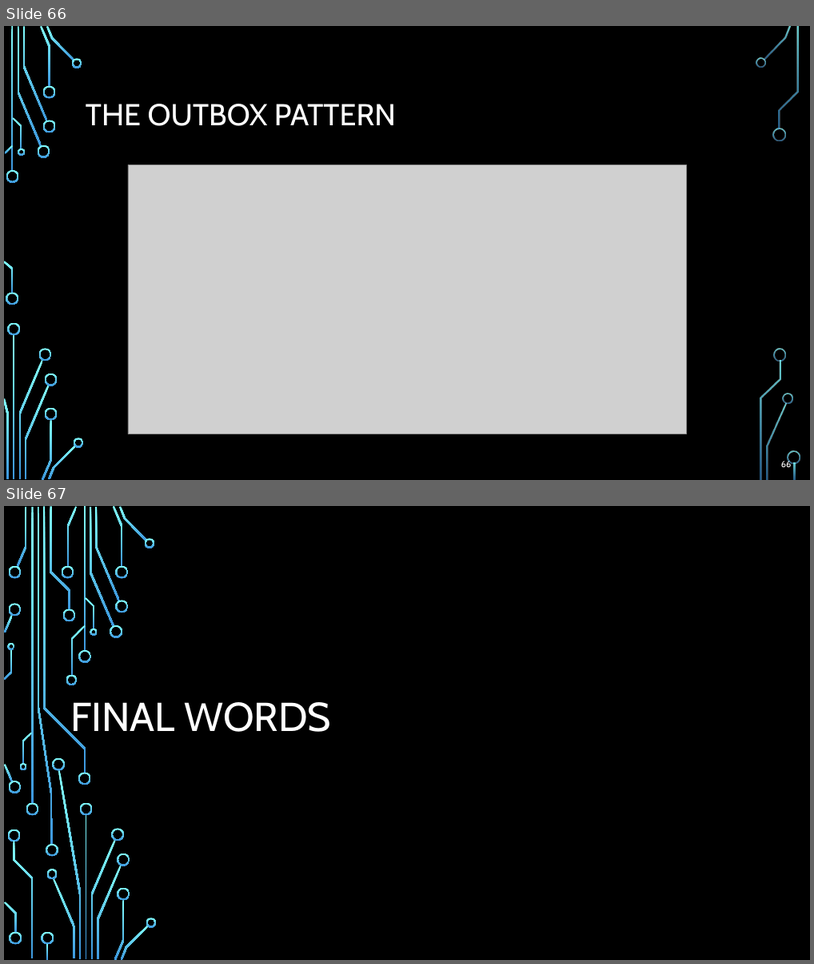
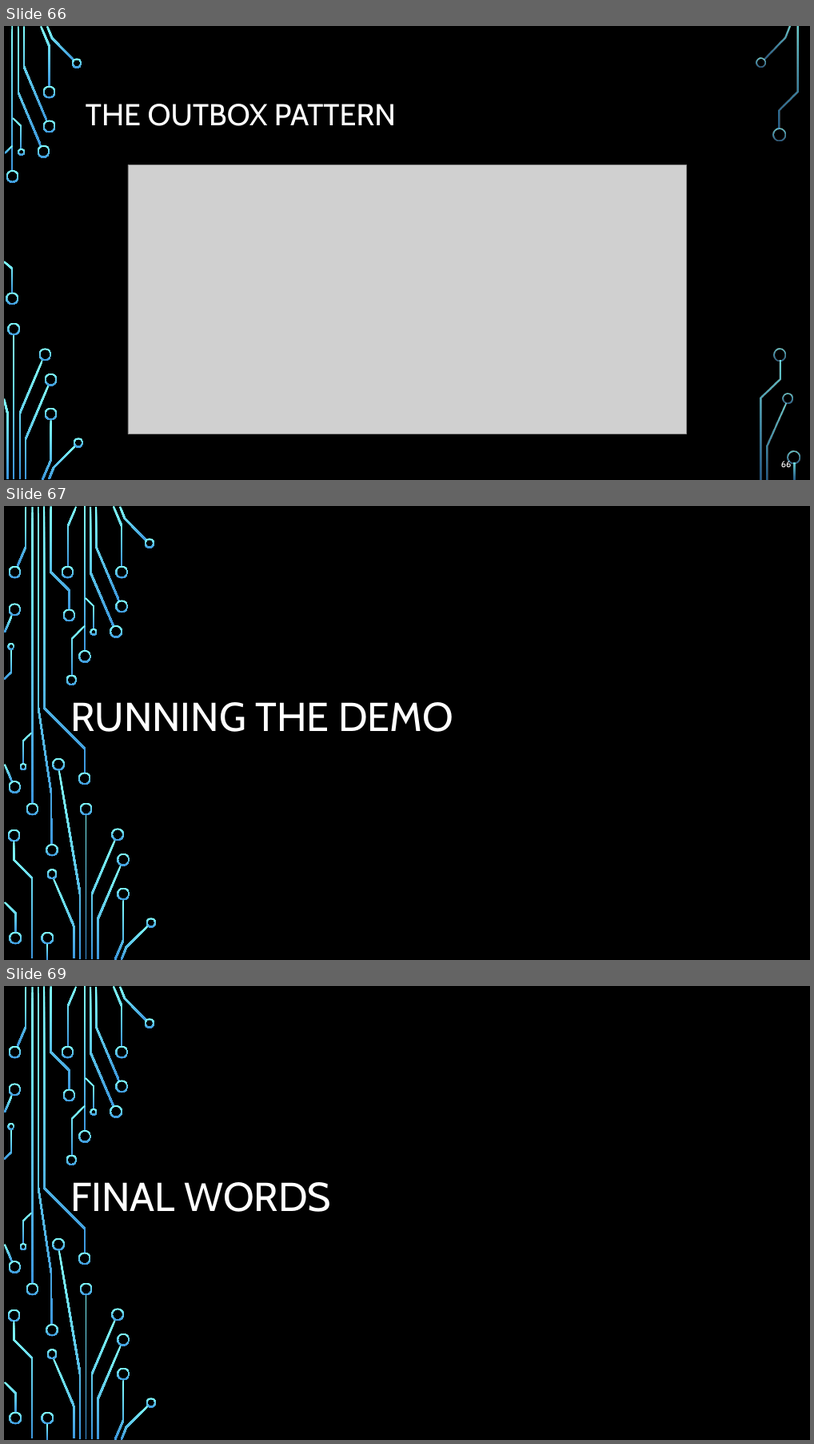
Before and after one commit to ivaylokenov/Microservices-Eventual-Consistency-Done-Right, a slide deck: Presentation.pptx. Shown one above the other, each under a label of ours: slides 66 and 67 before the commit, slides 66, 67 and 69 after it; the slides between them are not shown. The pictures are 814x964 and 814x1444 pixels, drawn with LibreOffice and Linux fonts; fonts in the diff are those of the drawing; grey boxes stand for pictures; background and template pictures are left out. Boxes give left, top, right and bottom in pixels: in the first picture for what was removed or moved away, otherwise in the second. Text is boxed around its words. In the diff, an @@ line names an element or a change of style, - is before the commit and + after.

```diff
--- a/Presentation.pptx
+++ b/Presentation.pptx
@@ slide 67 added at [4,506,810,960], background picture (left out); not listed: 54 template elements that a slide beside it also shows @@
@@ title added at [70,702,454,740], 48 pt, text #FFFFFF @@
+RUNNING THE DEMO
@@ what was slide 67 is now slide 69 @@
```
Also in this commit, not shown: 1 other slide added.
